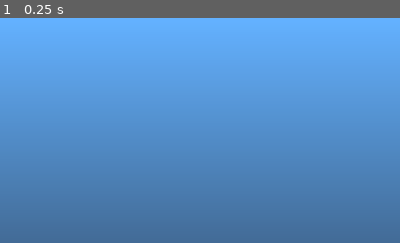
Above: before the commit, frame 1.
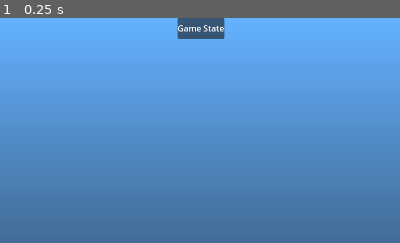
Above: after the commit, the same moment.

Repository: mrgudenheim/TacticsEngineG
Game: Godot game, scene res://src/battle/battle_manager.tscn
The game is run twice, just before and just after one commit, with the same random seed, the same clock (stepped at 60 frames per second) and the same inputs.
Inputs:
- Up to frame 1 (0.25 s): no input
The pictures show only the part of the screen within x 25-75%, y 0-50%; the shares and areas given below are measured in that part.

The runs differ from the first frame. In frame 1, 1.1% of the frame differs, in the area x 44-57%, y 0-10%.

Commit message:
add game_state label

Diff:
--- a/src/Unit/unit.gd
+++ b/src/Unit/unit.gd
@@ -453,6 +453,8 @@
 	#if UnitControllerRT.unit != self: # prevent accidentally ending a different units turn TODO what if the next turn is also this unit?
 		#return
 
+	global_battle_manager.game_state_label.text = job_nickname + "-" + unit_nickname + " ending turn"
+
 	if active_action != null:
 		active_action.clear()
 		active_action.stop_targeting()
@@ -477,8 +479,7 @@
 
 func add_status(status: StatusEffect) -> void:
 	for status_immune: StatusEffect in immune_statuses: # prevent application based on immune statuses
-		if current_statuses2.keys().has(status_immune):
-			return
+		return
 
 	for status_prevents: StatusEffect in status.status_cant_stack: # prevent application based on flags
 		if current_statuses2.keys().has(status_prevents):
--- a/src/actions/action_instance.gd
+++ b/src/actions/action_instance.gd
@@ -105,6 +105,8 @@
 
 
 func start_targeting() -> void:
+	user.global_battle_manager.game_state_label.text = user.job_nickname + "-" + user.unit_nickname + " targeting " + action.action_name
+
 	# cancel any current targeting
 	if is_instance_valid(user.active_action):
 		user.active_action.stop_targeting()
--- a/src/battle/battle_manager.gd
+++ b/src/battle/battle_manager.gd
@@ -43,6 +43,7 @@
 @export var post_battle_messages: Control
 @export var start_new_battle_button: Button
 @export var active_unit: UnitData
+@export var game_state_label: Label
 @export var units_per_team_spinbox: SpinBox
 @export var units_per_team: int = 5:
 	get:
@@ -280,6 +281,9 @@
 
 	units[3].set_primary_weapon(0x4a) # blaze gun
 
+	for unit in units:
+		unit.is_ai_controlled = false
+
 
 func spawn_unit(tile_position: TerrainTile, job_id: int, team: Team) -> UnitData:
 	var new_unit: UnitData = unit_tscn.instantiate()
--- a/src/battle/battle_manager.tscn
+++ b/src/battle/battle_manager.tscn
@@ -59,7 +59,7 @@
 [sub_resource type="BoxMesh" id="BoxMesh_cqdh8"]
 material = SubResource("StandardMaterial3D_tjj5r")
 
-[node name="BattleManager" type="Node3D" node_paths=PackedSt …(343 unchanged characters)… _messages", "start_new_battle_button", "units_per_team_spinbox", "icon_counter")]
+[node name="BattleManager" type="Node3D" node_paths=PackedSt …(343 unchanged characters)… _messages", "start_new_battle_button", "game_state_label", "units_per_team_spinbox", "icon_counter")]
 script = ExtResource("1_hnd0w")
 texture_viewer = NodePath("SpriteViewer")
 reference_quad = NodePath("ReferenceQuad")
@@ -91,6 +91,7 @@
 battle_end_panel = NodePath("BattleEnd")
 post_battle_messages = NodePath("BattleEnd/VBoxContainer/Messages")
 start_new_battle_button = NodePath("BattleEnd/VBoxContainer/StartNewBattle")
+game_state_label = NodePath("PanelContainer/GameState")
 units_per_team_spinbox = NodePath("DebugOptions/MarginContainer/VBoxContainer2/VBoxContainer/HBoxContainer/UnitsPerTeam")
 icon_counter = NodePath("IconGridContainer")
 allow_mirror = false
@@ -314,3 +315,17 @@
 [node name="StartNewBattle" type="Button" parent="BattleEnd/VBoxContainer"]
 layout_mode = 2
 text = "Start New Battle"
+
+[node name="PanelContainer" type="PanelContainer" parent="."]
+anchors_preset = 5
+anchor_left = 0.5
+anchor_right = 0.5
+offset_left = -45.0
+offset_right = 45.0
+offset_bottom = 40.0
+grow_horizontal = 2
+
+[node name="GameState" type="Label" parent="PanelContainer"]
+layout_mode = 2
+text = "Game State"
+horizontal_alignment = 1
